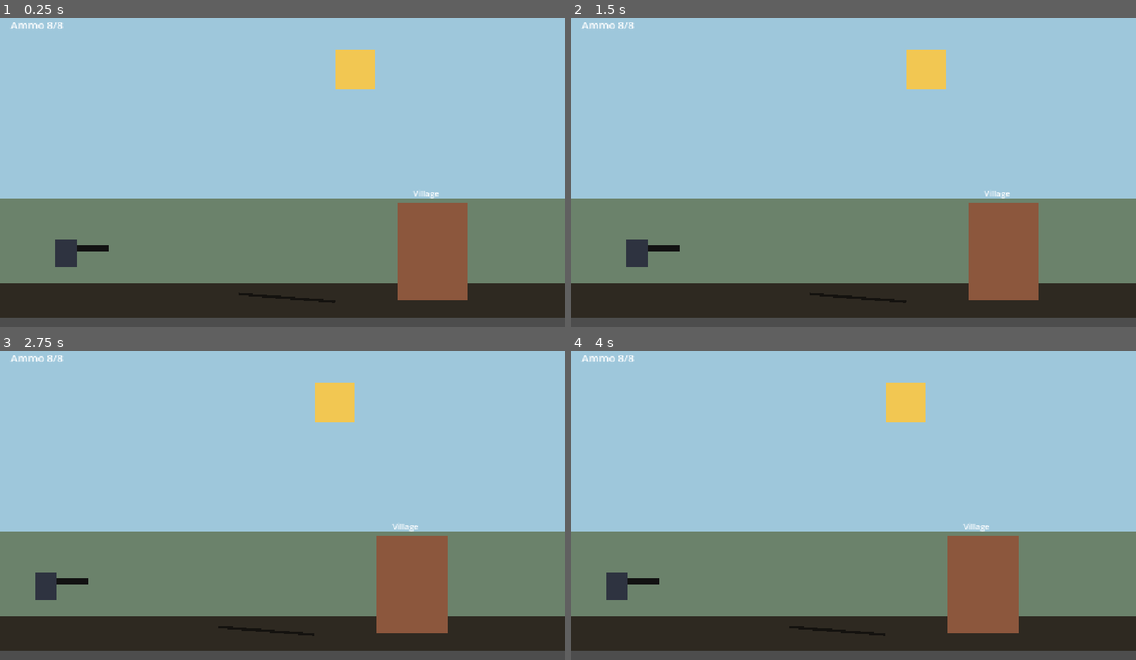
Above: before the commit, frames 1-4 (two rows, left to right).
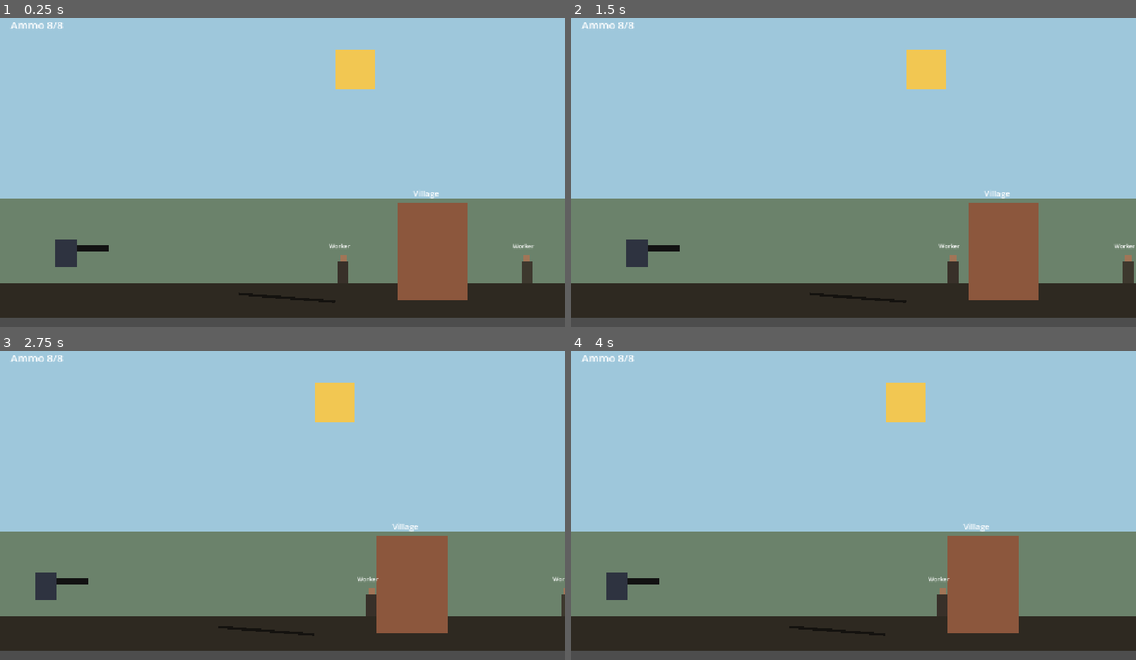
Above: after the commit, the same moments.

Repository: gcbraga6-afk/K-l-the-rich
Game: Godot game, scene res://main.tscn
Two runs of this game, one before a commit and one after it. Both use one fixed random seed, a clock stepped at 60 frames per second and the inputs below.
Inputs (mouse positions are in pixels of both pictures, inside the frame that each line leads up to):
- Up to frame 1 (0.25 s): no input
- Up to frame 2 (1.5 s): move the mouse to (977, 150) at 0.52 s; click (977, 150) at 0.6 s; tap Enter at 1.25 s; move the mouse to (740, 184) at 1.27 s; tap A (camera_left) at 1.35 s
- Up to frame 3 (2.75 s): click (169, 517) at 1.55 s; move the mouse to (339, 431) at 2.02 s; tap D (camera_right) at 2.1 s; click (339, 431) at 2.3 s
- Up to frame 4 (4 s): move the mouse to (825, 564) at 2.77 s; click (825, 564) at 2.85 s; tap Space at 3.5 s; move the mouse to (1023, 548) at 3.52 s; click (1023, 548) at 3.6 s

The runs differ from the first frame. In frame 1, 0.4% of the frame differs, in the area x 58-95%, y 73-86%; in frame 2, 0.4%, in the area x 65-100%, y 73-86%; in frame 3, 0.3%; in frame 4, 0.2%.

Commit message:
feat: refine artillery aiming and add walkers

Diff:
--- /dev/null
+++ b/scenes/characters/simple_walker.tscn
@@ -0,0 +1,35 @@
+[gd_scene load_steps=3 format=3]
+
+[ext_resource type="Script" path="res://scripts/characters/simple_walker.gd" id="1_walker"]
+
+[sub_resource type="RectangleShape2D" id="RectangleShape2D_walker"]
+size = Vector2(24, 48)
+
+[node name="SimpleWalker" type="CharacterBody2D"]
+script = ExtResource("1_walker")
+
+[node name="CollisionShape2D" type="CollisionShape2D" parent="."]
+position = Vector2(0, -24)
+shape = SubResource("RectangleShape2D_walker")
+
+[node name="Body" type="ColorRect" parent="."]
+offset_left = -12.0
+offset_top = -48.0
+offset_right = 12.0
+offset_bottom = 0.0
+color = Color(0.22, 0.19, 0.16, 1)
+
+[node name="Head" type="ColorRect" parent="."]
+offset_left = -8.0
+offset_top = -64.0
+offset_right = 8.0
+offset_bottom = -48.0
+color = Color(0.63, 0.46, 0.34, 1)
+
+[node name="NameLabel" type="Label" parent="."]
+offset_left = -32.0
+offset_top = -92.0
+offset_right = 60.0
+offset_bottom = -70.0
+theme_override_font_sizes/font_size = 13
+text = "Worker"
--- a/scenes/main.tscn
+++ b/scenes/main.tscn
@@ -6,6 +6,7 @@
 [ext_resource type="PackedScene" path="res://scenes/projectile.tscn" id="4_projectile"]
 [ext_resource type="Script" path="res://scripts/world/structure.gd" id="5_structure"]
 [ext_resource type="Script" path="res://scripts/ui/hud.gd" id="6_hud"]
+[ext_resource type="PackedScene" path="res://scenes/characters/simple_walker.tscn" id="7_walker"]
 
 [sub_resource type="RectangleShape2D" id="RectangleShape2D_ground"]
 size = Vector2(5200, 80)
@@ -110,10 +111,70 @@
 offset_bottom = 8.0
 color = Color(0.07, 0.07, 0.07, 1)
 
-[node name="AimLine" type="Line2D" parent="Knight"]
-points = PackedVector2Array(24, -44, 220, -44)
-width = 3.0
-default_color = Color(1, 0.86, 0.38, 0.55)
+[node name="AimDots" type="Node2D" parent="Knight"]
+
+[node name="Dot01" type="ColorRect" parent="Knight/AimDots"]
+offset_left = -4.0
+offset_top = -4.0
+offset_right = 4.0
+offset_bottom = 4.0
+color = Color(1, 0.86, 0.38, 0.75)
+
+[node name="Dot02" type="ColorRect" parent="Knight/AimDots"]
+offset_left = -4.0
+offset_top = -4.0
+offset_right = 4.0
+offset_bottom = 4.0
+color = Color(1, 0.86, 0.38, 0.7)
+
+[node name="Dot03" type="ColorRect" parent="Knight/AimDots"]
+offset_left = -4.0
+offset_top = -4.0
+offset_right = 4.0
+offset_bottom = 4.0
+color = Color(1, 0.86, 0.38, 0.65)
+
+[node name="Dot04" type="ColorRect" parent="Knight/AimDots"]
+offset_left = -4.0
+offset_top = -4.0
+offset_right = 4.0
+offset_bottom = 4.0
+color = Color(1, 0.86, 0.38, 0.6)
+
+[node name="Dot05" type="ColorRect" parent="Knight/AimDots"]
+offset_left = -4.0
+offset_top = -4.0
+offset_right = 4.0
+offset_bottom = 4.0
+color = Color(1, 0.86, 0.38, 0.55)
+
+[node name="Dot06" type="ColorRect" parent="Knight/AimDots"]
+offset_left = -4.0
+offset_top = -4.0
+offset_right = 4.0
+offset_bottom = 4.0
+color = Color(1, 0.86, 0.38, 0.5)
+
+[node name="Dot07" type="ColorRect" parent="Knight/AimDots"]
+offset_left = -4.0
+offset_top = -4.0
+offset_right = 4.0
+offset_bottom = 4.0
+color = Color(1, 0.86, 0.38, 0.45)
+
+[node name="Dot08" type="ColorRect" parent="Knight/AimDots"]
+offset_left = -4.0
+offset_top = -4.0
+offset_right = 4.0
+offset_bottom = 4.0
+color = Color(1, 0.86, 0.38, 0.4)
+
+[node name="Dot09" type="ColorRect" parent="Knight/AimDots"]
+offset_left = -4.0
+offset_top = -4.0
+offset_right = 4.0
+offset_bottom = 4.0
+color = Color(1, 0.86, 0.38, 0.35)
 
 [node name="Structures" type="Node2D" parent="."]
 
@@ -251,6 +312,49 @@
 theme_override_font_sizes/font_size = 18
 text = "Castle"
 
+[node name="Characters" type="Node2D" parent="."]
+
+[node name="WorkerA" parent="Characters" instance=ExtResource("7_walker")]
+position = Vector2(760, 660)
+left_x = 760.0
+right_x = 2200.0
+label = "Worker"
+body_color = Color(0.22, 0.19, 0.16, 1)
+
+[node name="WorkerB" parent="Characters" instance=ExtResource("7_walker")]
+position = Vector2(1180, 660)
+speed = 55.0
+left_x = 900.0
+right_x = 2200.0
+label = "Worker"
+body_color = Color(0.24, 0.22, 0.18, 1)
+
+[node name="ChildA" parent="Characters" instance=ExtResource("7_walker")]
+position = Vector2(1450, 660)
+speed = 36.0
+left_x = 1320.0
+right_x = 1660.0
+label = "Child"
+body_color = Color(0.58, 0.42, 0.2, 1)
+
+[node name="SoldierA" parent="Characters" instance=ExtResource("7_walker")]
+position = Vector2(3360, 660)
+speed = 62.0
+left_x = 3260.0
+right_x = 3620.0
+label = "Soldier"
+body_color = Color(0.12, 0.16, 0.2, 1)
+head_color = Color(0.48, 0.42, 0.35, 1)
+
+[node name="SoldierB" parent="Characters" instance=ExtResource("7_walker")]
+position = Vector2(3820, 660)
+speed = 58.0
+left_x = 3500.0
+right_x = 4200.0
+label = "Soldier"
+body_color = Color(0.12, 0.16, 0.2, 1)
+head_color = Color(0.48, 0.42, 0.35, 1)
+
 [node name="HUD" type="CanvasLayer" parent="."]
 script = ExtResource("6_hud")
 
--- /dev/null
+++ b/scripts/characters/simple_walker.gd
@@ -0,0 +1,31 @@
+extends CharacterBody2D
+
+@export var speed := 70.0
+@export var left_x := 800.0
+@export var right_x := 2200.0
+@export var label := "Worker"
+@export var body_color := Color(0.22, 0.19, 0.16, 1.0)
+@export var head_color := Color(0.63, 0.46, 0.34, 1.0)
+
+@onready var body: ColorRect = $Body
+@onready var head: ColorRect = $Head
+@onready var name_label: Label = $NameLabel
+
+var _direction := 1.0
+
+func _ready() -> void:
+	name_label.text = label
+	body.color = body_color
+	head.color = head_color
+
+
+func _physics_process(delta: float) -> void:
+	velocity.x = _direction * speed
+	move_and_slide()
+
+	if global_position.x >= right_x:
+		_direction = -1.0
+	elif global_position.x <= left_x:
+		_direction = 1.0
+
+	body.scale.x = _direction
--- a/scripts/knight/knight.gd
+++ b/scripts/knight/knight.gd
@@ -3,15 +3,15 @@
 @export var projectile_scene: PackedScene
 @export var cooldown_seconds := 0.8
 @export var max_ammo := 8
-@export var aim_touch_radius := 90.0
+@export var aim_touch_radius := 130.0
 @export var min_drag_px := 18.0
-@export var max_drag_px := 180.0
-@export var max_muzzle_speed := 900.0
-@export var trajectory_points := 20
+@export var max_drag_px := 340.0
+@export var max_muzzle_speed := 1250.0
+@export var trajectory_points := 9
 @export var trajectory_step := 0.08
 
 @onready var cannon_pivot: Node2D = $CannonPivot
-@onready var aim_line: Line2D = $AimLine
+@onready var aim_dots: Node2D = $AimDots
 
 var _cooldown := 0.0
 var _ammo := 0
@@ -21,7 +21,7 @@
 
 func _ready() -> void:
 	_ammo = max_ammo
-	aim_line.visible = false
+	aim_dots.visible = false
 	call_deferred("_emit_ammo_changed")
 
 
@@ -36,7 +36,7 @@
 
 	if Input.is_action_just_pressed("fire") and _can_start_aim():
 		_is_aiming = true
-		aim_line.visible = true
+		aim_dots.visible = true
 
 	if _is_aiming:
 		_update_drag_aim()
@@ -60,7 +60,7 @@
 
 	if distance <= 0.001:
 		_aim_velocity = Vector2.ZERO
-		aim_line.points = PackedVector2Array()
+		_update_trajectory_preview(muzzle_position, Vector2.ZERO)
 		return
 
 	var clamped_distance := minf(distance, max_drag_px)
@@ -73,20 +73,28 @@
 
 func _update_trajectory_preview(start_position: Vector2, velocity: Vector2) -> void:
 	var gravity := ProjectSettings.get_setting("physics/2d/default_gravity") as float
-	var points := PackedVector2Array()
-	points.append(to_local(start_position))
+	var dots := aim_dots.get_children()
 
-	for i in range(1, trajectory_points + 1):
+	for dot in dots:
+		dot.visible = false
+
+	if velocity.length() <= 0.001:
+		return
+
+	var dot_count := mini(trajectory_points, dots.size())
+	for i in range(dot_count):
 		var t := float(i) * trajectory_step
 		var predicted := start_position + velocity * t + Vector2(0.0, 0.5 * gravity * t * t)
-		points.append(to_local(predicted))
-
-	aim_line.points = points
+		var dot := dots[i] as ColorRect
+		dot.visible = true
+		dot.position = to_local(predicted)
+		var fade := 1.0 - float(i) / float(dot_count)
+		dot.color = Color(1.0, 0.86, 0.38, 0.28 + fade * 0.5)
 
 
 func _release_aim() -> void:
 	_is_aiming = false
-	aim_line.visible = false
+	aim_dots.visible = false
 
 	if _aim_velocity.length() < min_drag_px / max_drag_px * max_muzzle_speed:
 		return
Not shown: 1 places in scenes/main.tscn that only renumber resources
